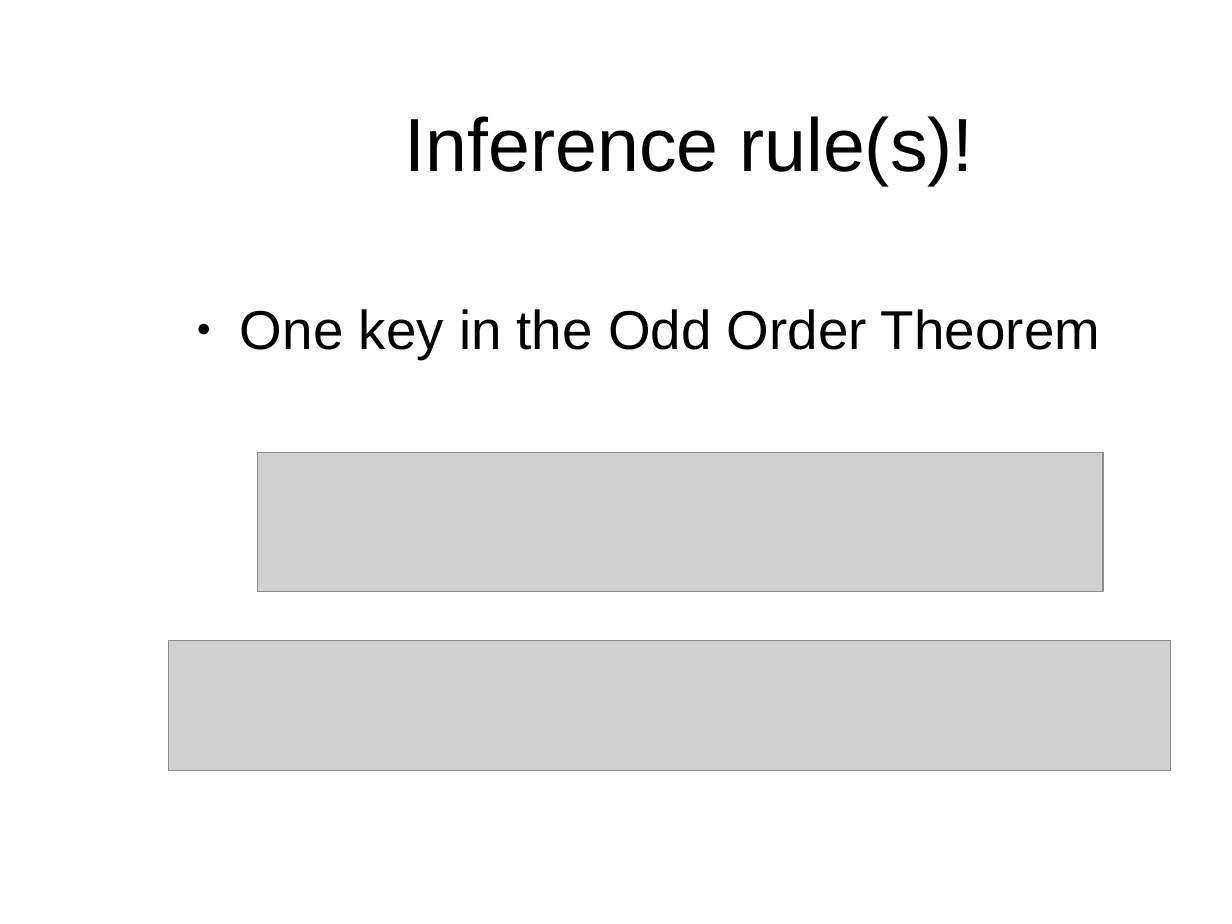
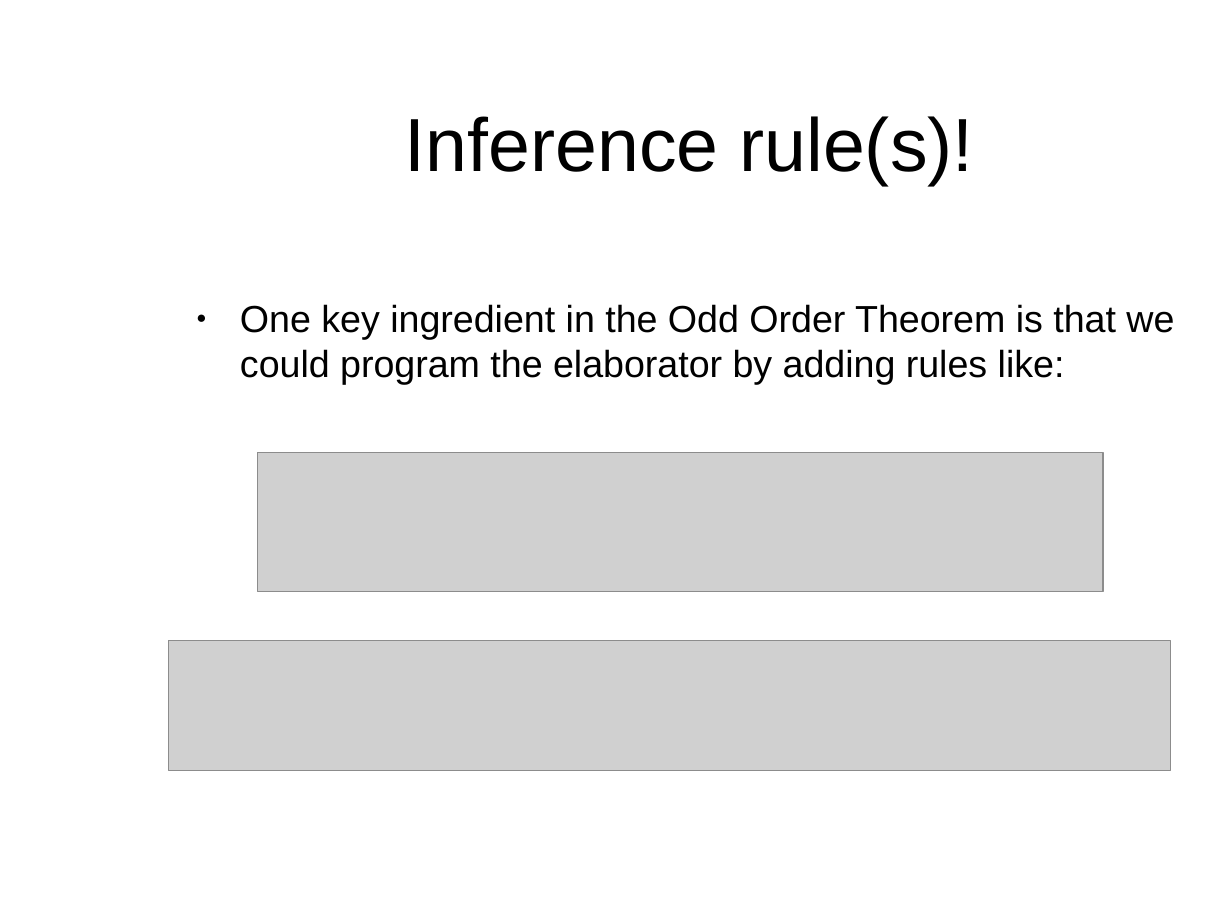
Before and after one commit to gares/demo-nantes-20-12-2023, a slide deck: slide 5 of slides.odp. Drawn at 1232x924 pixels with LibreOffice and Linux fonts; fonts in the diff are those of the drawing; grey boxes stand for pictures; background and template pictures are left out. Boxes give left, top, right and bottom in pixels: in the first picture for what was removed or moved away, otherwise in the second. Text is boxed around its words. In the diff, an @@ line names an element or a change of style, - is before the commit and + after.

```diff
--- a/slides.odp
+++ b/slides.odp
@@ text at [240,304,1174,384]: text changed; size 32 to 22 pt @@
-● One key in the Odd Order Theorem
+● One key ingredient in the Odd Order Theorem is that we could program the elaborator by adding rules like:
```
Also in this commit, not shown: 4 other slides changed, 4 other files.
